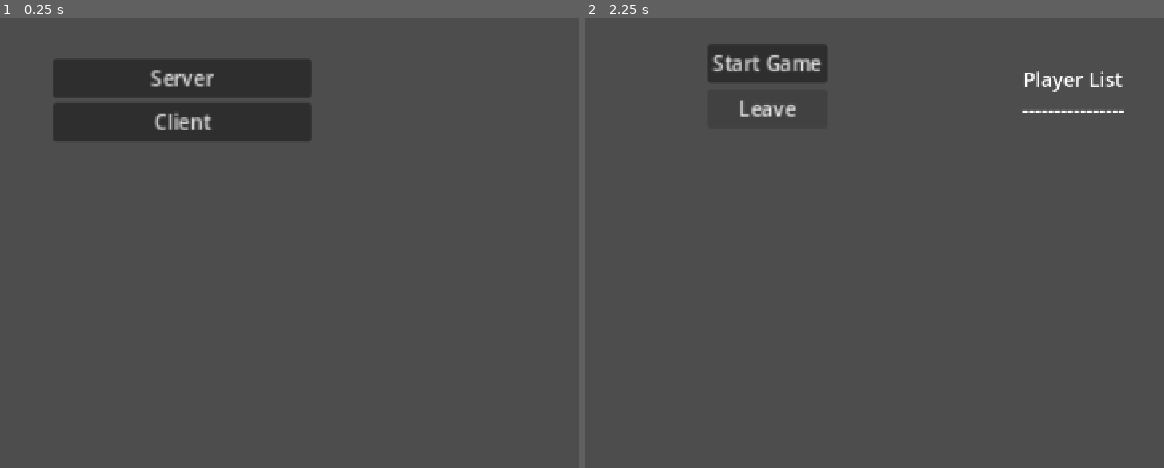
Above: before the commit, frames 1-2 (left to right).
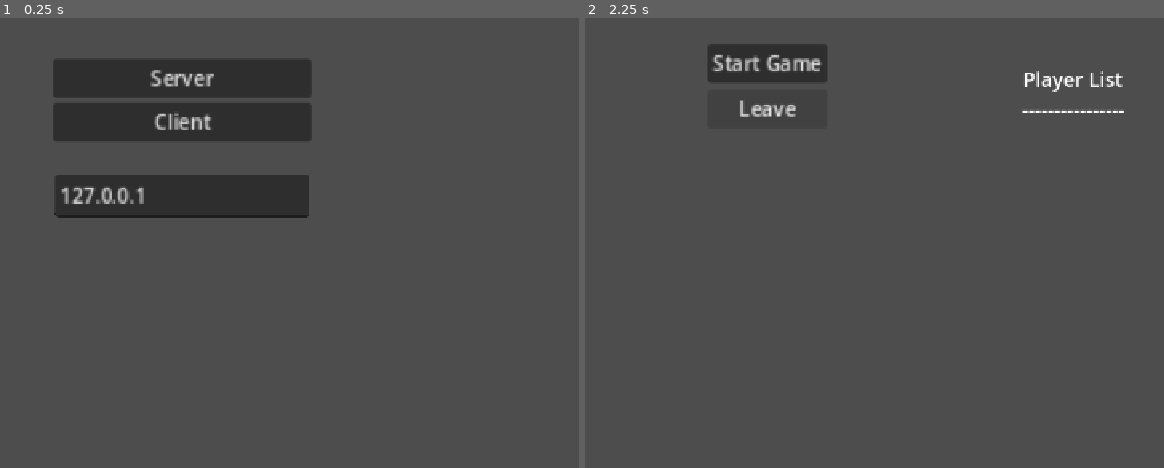
Above: after the commit, the same moments.

Repository: YummyBerry1108/P.A.L
Game: Godot game, scene res://scenes/menu.tscn
Same seed, same stepped clock (60 frames per second), same inputs: the game is played once before the commit and once after it.
Inputs:
- Up to frame 1 (0.25 s): no input
- Up to frame 2 (2.25 s): click "Server" at 0.5 s; click "Leave" at 1.25 s; click "Client" at 2 s

The runs differ from the first frame. In frame 1, 4.0% of the frame differs, in the area x 9-54%, y 34-45%; in frame 2, nothing differs.

Commit message:
add customizable ip connection

Diff:
--- a/scenes/menu.tscn
+++ b/scenes/menu.tscn
@@ -29,5 +29,15 @@
 layout_mode = 2
 text = "Client"
 
+[node name="TextEdit" type="TextEdit" parent="."]
+layout_mode = 0
+offset_left = -204.0
+offset_top = 250.0
+offset_bottom = 285.0
+scale = Vector2(2, 2)
+text = "127.0.0.1"
+placeholder_text = "Enter IP"
+
 [connection signal="button_down" from="VBoxContainer/Server" to="." method="_on_server_button_down"]
 [connection signal="button_down" from="VBoxContainer/Client" to="." method="_on_client_button_down"]
+[connection signal="text_changed" from="TextEdit" to="." method="_changed_ip"]
--- a/scripts/lobby.gd
+++ b/scripts/lobby.gd
@@ -10,14 +10,14 @@
 signal player_disconnected(peer_id)
 signal server_disconnected
 
-const PORT = 7000
-const DEFAULT_SERVER_IP = "127.0.0.1" # IPv4 localhost
-const MAX_CONNECTIONS = 20
+const PORT: int = 7000
+const DEFAULT_SERVER_IP: String = "127.0.0.1" # IPv4 localhost
+const MAX_CONNECTIONS: int = 20
 
 # This will contain player info for every player,
 # with the keys being each player's unique IDs.
 var players = {}
-
+var server_ip: String
 # This is the local player info. This should be modified locally
 # before the connection is made. It will be passed to every other peer.
 # For example, the value of "name" can be set to something the player
@@ -35,13 +35,15 @@
 
 func join_game(address: String = ""):
 	if address.is_empty():
-		address = DEFAULT_SERVER_IP
+		if server_ip.is_empty():
+			address = DEFAULT_SERVER_IP
+		else:
+			address = server_ip
 	var peer = ENetMultiplayerPeer.new()
 	var error = peer.create_client(address, PORT)
 	if error:
 		return error
 	multiplayer.multiplayer_peer = peer
-
 
 func create_game():
 	var peer = ENetMultiplayerPeer.new()
--- a/scripts/main.gd
+++ b/scripts/main.gd
@@ -70,10 +70,9 @@
 
 	_check_game_over()
 
-#@rpc("any_peer", "call_local", "reliable")
 func _on_player_died(id: int) -> void:
-	print("In ", multiplayer.get_unique_id())
-	print("ID: ", id, " die!")
+	#print("In ", multiplayer.get_unique_id())
+	#print("ID: ", id, " die!")
 	player_died_amount += 1
 	if multiplayer.is_server() and player_container.has_node(str(id)):
 		var disconnect_player: Player = player_container.get_node(str(id))
--- a/scripts/menu.gd
+++ b/scripts/menu.gd
@@ -1,10 +1,14 @@
 extends Control
 
+@onready var text_edit: TextEdit = $TextEdit
 
-func _on_server_button_down():
+func _on_server_button_down() -> void:
 	Lobby.is_server = true
 	get_tree().change_scene_to_file("res://scenes/lobby.tscn")
 
-func _on_client_button_down():
+func _on_client_button_down() -> void:
 	Lobby.is_server = false
 	get_tree().change_scene_to_file("res://scenes/lobby.tscn")
+
+func _changed_ip() -> void:
+	Lobby.server_ip = text_edit.text
